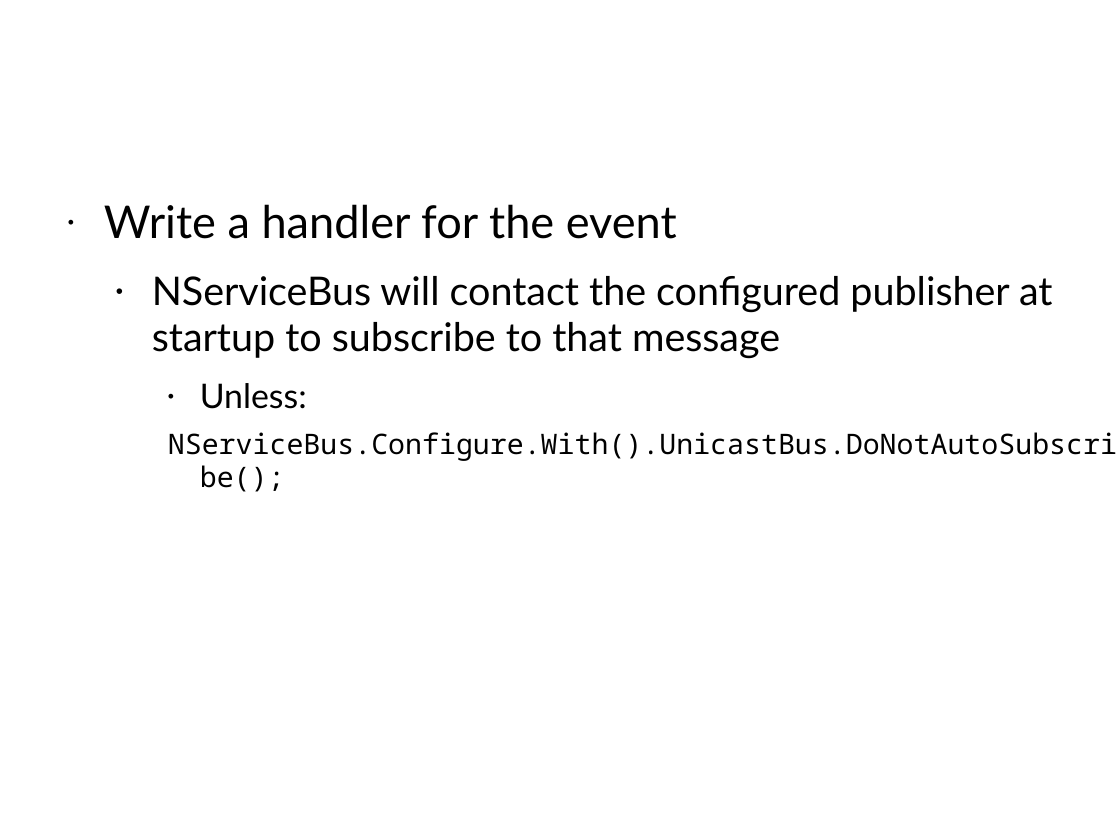
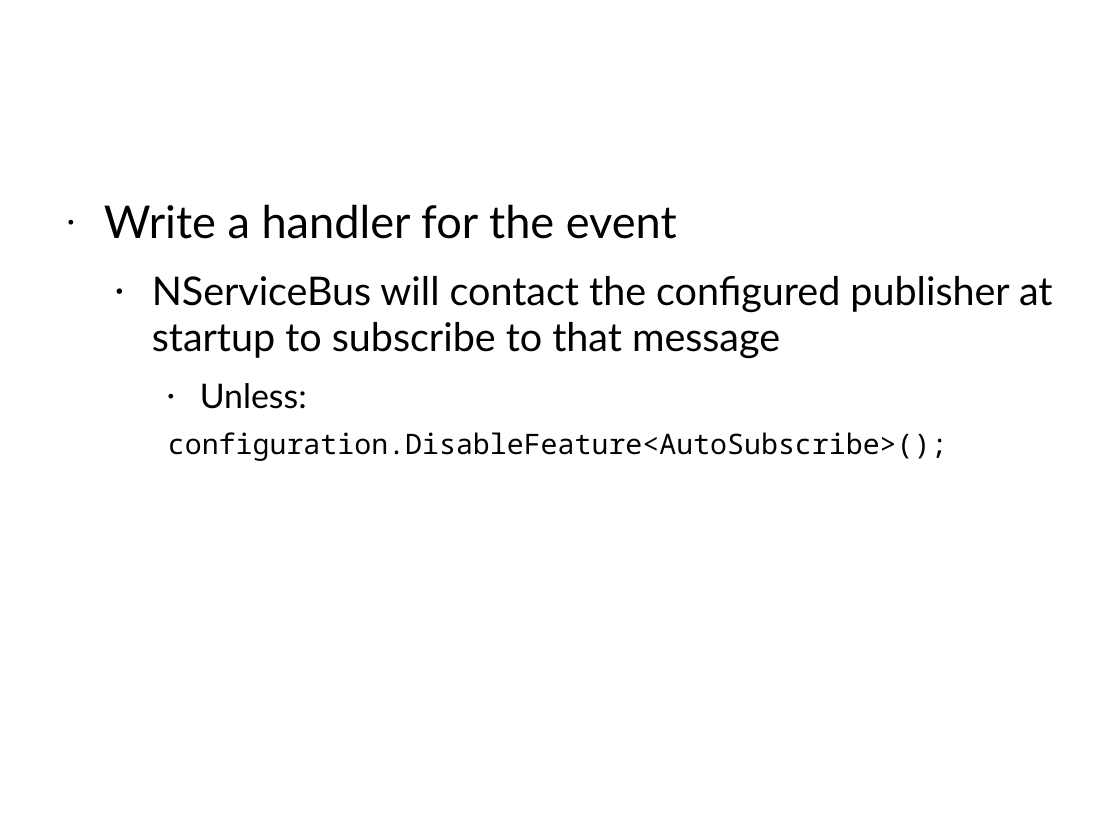
Before and after one commit to Particular/Course.Slides, a slide deck: slide 140 of EnterpriseDevelopmentWithNServiceBus.pptx (slide 142 before the commit). Drawn at 1120x840 pixels with LibreOffice and Linux fonts; fonts in the diff are those of the drawing; background and template pictures are left out. Boxes give left, top, right and bottom in pixels: in the first picture for what was removed or moved away, otherwise in the second. Text is boxed around its words. In the diff, an @@ line names an element or a change of style, - is before the commit and + after.

```diff
--- a/EnterpriseDevelopmentWithNServiceBus.pptx
+++ b/EnterpriseDevelopmentWithNServiceBus.pptx
@@ text at [168,432,948,461]: text changed @@
-    NServiceBus.Configure.With().UnicastBus.DoNotAutoSubscribe();
+    configuration.DisableFeature<AutoSubscribe>();
```
Also in this commit, not shown: 11 other slides changed, 2 slides removed, 1 other file.
